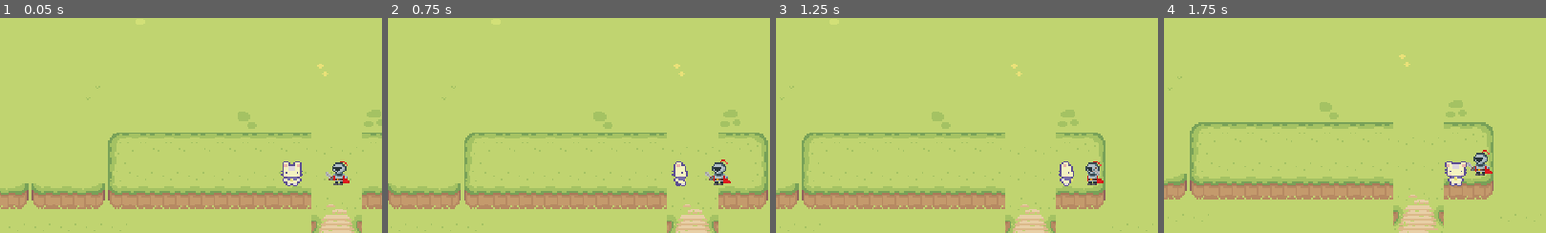
Above: before the commit, frames 1-4 (left to right).
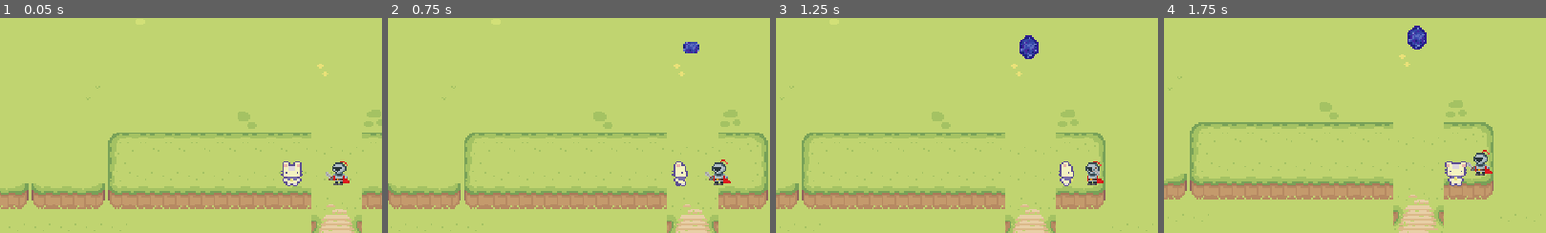
Above: after the commit, the same moments.

Repository: rockgem/GamesFleadh24
Game: Godot game, scene res://Level/game_level.tscn
Same seed, same stepped clock (60 frames per second), same inputs: the game is played once before the commit and once after it.
Inputs (mouse positions are % of the whole screen's width and height, from its top left):
- Up to frame 1 (0.05 s): no input
- Up to frame 2 (0.75 s): tap Enter at 0.5 s; move the mouse to (72, 45) at 0.52 s; hold D (right) from 0.53 s (still down); tap F (use, bound only after the commit) at 0.6 s; click (72, 45) at 0.67 s
- Up to frame 3 (1.25 s): keep holding D (right)
- Up to frame 4 (1.75 s): move the mouse to (30, 55) at 1.27 s; release D (right) at 1.28 s; hold S (down) from 1.28 s (still down); click (30, 55) at 1.35 s; tap F (use, bound only after the commit) at 1.55 s
The pictures show only the part of the screen within x 12-62%, y 14-64%; the shares and areas given below are measured in that part.

Frame 1 is identical in both runs. In frame 2, 0.2% of the frame differs, in the area x 77-82%, y 11-17%; in frame 3, 0.4%, in the area x 63-69%, y 8-20%; in frame 4, 0.4%.

Commit message:
The portal works just need to set conditions for it to spawn in the intended locations

Diff:
--- a/Art/portal.tscn
+++ b/Art/portal.tscn
@@ -90,6 +90,13 @@
 "RESET": SubResource("Animation_og0hf")
 }
 
+[sub_resource type="AnimationNodeAnimation" id="AnimationNodeAnimation_xnu63"]
+animation = &"Arriving"
+
+[sub_resource type="AnimationNodeBlendSpace1D" id="AnimationNodeBlendSpace1D_o4s0f"]
+blend_point_0/node = SubResource("AnimationNodeAnimation_xnu63")
+blend_point_0/pos = 0.0
+
 [node name="Portal" type="Area2D"]
 script = ExtResource("1_s6c5q")
 
@@ -113,5 +120,14 @@
 "": SubResource("AnimationLibrary_73u8f")
 }
 
-[connection signal="ready" from="PortalInteract" to="." method="_on_collision_shape_2d_ready"]
-[connection signal="visibility_changed" from="PortalInteract" to="." method="_on_collision_shape_2d_visibility_changed"]
+[node name="AnimationTree" type="AnimationTree" parent="."]
+root_node = NodePath("../PortalInteract")
+libraries = {
+"": SubResource("AnimationLibrary_73u8f")
+}
+tree_root = SubResource("AnimationNodeBlendSpace1D_o4s0f")
+anim_player = NodePath("../AnimationPlayer")
+parameters/blend_position = 0
+
+[connection signal="body_entered" from="." to="." method="_on_body_entered"]
+[connection signal="body_exited" from="." to="." method="_on_body_exited"]
--- a/Characters/player_cat.gd
+++ b/Characters/player_cat.gd
@@ -36,8 +36,6 @@
 	if(move_input != Vector2.ZERO):
 		animation_tree.set ("parameters/Walk/blend_position",move_input)
 		animation_tree.set ("parameters/Idle/blend_position",move_input)
-		var state:String = state_machine.get_current_node()
-		print(state)
 
 
 func pick_new_state() :
--- a/Level/game_level.tscn
+++ b/Level/game_level.tscn
@@ -9,6 +9,7 @@
 [ext_resource type="Texture2D" uid="uid://b8wgltbgrh00k" path="res://Art/Sprout Lands - Sprites - Basic pack/Sprout Lands - Sprites - Basic pack/Tilesets/Fences.png" id="7_py0yo"]
 [ext_resource type="PackedScene" uid="uid://bg5xsnf1vb3aj" path="res://Characters/cow_1.tscn" id="8_kwush"]
 [ext_resource type="PackedScene" uid="uid://c6ct8uvratg22" path="res://Characters/knight.tscn" id="9_dqsew"]
+[ext_resource type="PackedScene" uid="uid://cuyofhu0lkiht" path="res://Art/portal.tscn" id="10_8q2p5"]
 
 [sub_resource type="TileSetAtlasSource" id="TileSetAtlasSource_oepm5"]
 texture = ExtResource("2_8il1s")
@@ -893,3 +894,6 @@
 
 [node name="Knight" parent="." instance=ExtResource("9_dqsew")]
 position = Vector2(261, 133)
+
+[node name="Portal" parent="." instance=ExtResource("10_8q2p5")]
+position = Vector2(259, 55)
--- a/Portal.gd
+++ b/Portal.gd
@@ -1,27 +1,30 @@
 extends Area2D
 
-@onready var animation_tree = $AnimationTree
+#@onready var animation_tree = $AnimationTree
 #@onready var state_machine = animation_tree.get("parameters/playback")
 
 var entered = false
 var complete = true
 
-func _on_Area2D_body_entered(body:PhysicsBody2D):
+
+func _on_body_entered(body:PhysicsBody2D):
+	print("Entered")
 	entered = true
 
-func _on_Area2D_body_exited(body):
+func _on_body_exited(body):
+	print("Exit")
 	entered = false
 
 func _process(delta):
 	#if complete == true:
 		#state_machine.travel("Arriving")
 		if entered == true:
-			if Input.is_action_just_pressed("interact"):
+			if Input.is_action_just_pressed("use"):
 				print("I READ THE FUCKING INPUT DIPSHIT")
 				#get_tree().change_scene("res://Level/game_level.tscn")
 
 func condition_met():
-
 	var complete = true
 	if complete == true:
-		animation_tree.set("parameters/Arriving/blend_position", complete)
+		print("Oh the condition thing works")
+		#animation_tree.set("parameters/Arriving/blend_position", complete)
--- a/project.godot
+++ b/project.godot
@@ -12,7 +12,7 @@
 
 config/name="Testing1"
 run/main_scene="res://Level/game_level.tscn"
-config/features=PackedStringArray("4.1", "Mobile")
+config/features=PackedStringArray("4.2", "Mobile")
 config/icon="res://icon.svg"
 
 [display]
@@ -54,6 +54,11 @@
 "events": [Object(InputEventMouseButton,"resource_local_to_scene":false,"resource_name":"","device":-1,"window_id":0,"a …(258 unchanged characters)…
 ]
 }
+use={
+"deadzone": 0.5,
+"events": [Object(InputEventKey,"resource_local_to_scene":false,"resource_name":"","device":-1,"window_id":0,"alt_pressed":false,"shift_pressed":false,"ctrl_pressed":false,"meta_pressed":false,"pressed":false,"keycode":0,"physical_keycode":70,"key_label":0,"unicode":102,"echo":false,"script":null)
+]
+}
 
 [rendering]
 
Not shown: 1 places in Art/portal.tscn that only renumber resources
Not shown: 1 places in Level/game_level.tscn that only renumber resources
